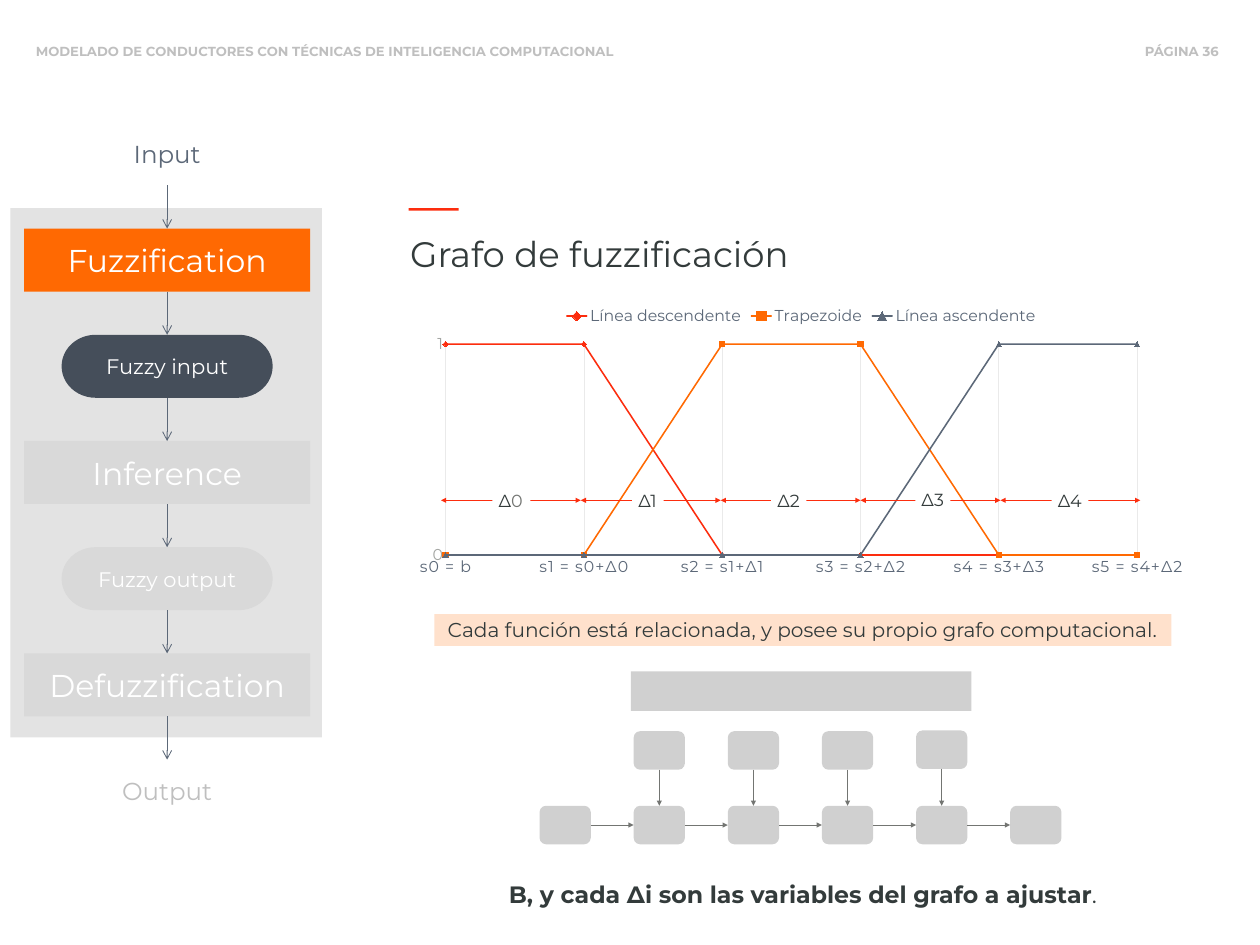
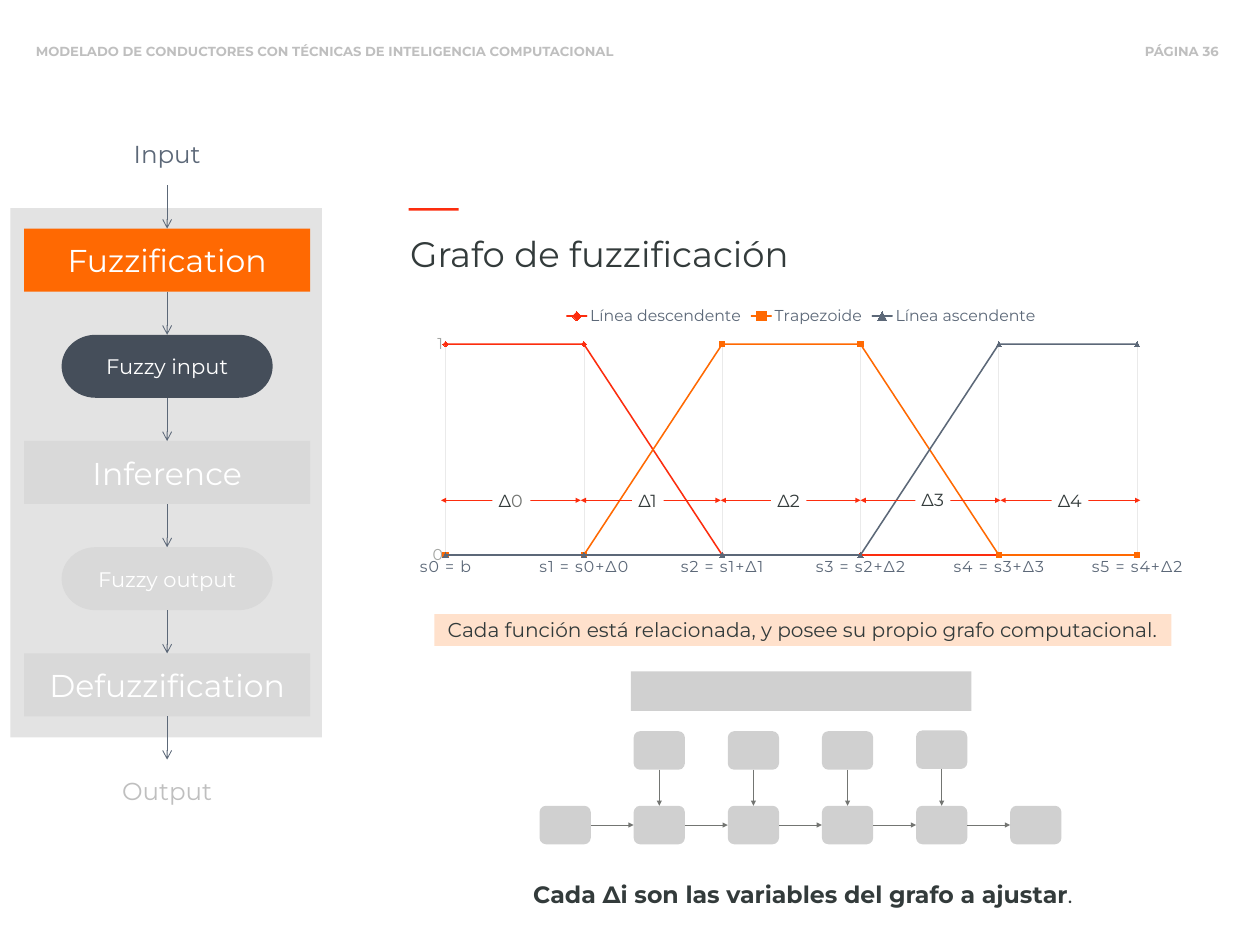
Before and after one commit to blazaid/PhD-Alberto, a slide deck: slide 36 of slides/phd-slides.pptx. Drawn at 1260x945 pixels with LibreOffice and Linux fonts; fonts in the diff are those of the drawing; grey boxes stand for pictures. Boxes give left, top, right and bottom in pixels: in the first picture for what was removed or moved away, otherwise in the second. Text is boxed around its words. In the diff, an @@ line names an element or a change of style, - is before the commit and + after.

```diff
--- a/slides/phd-slides.pptx
+++ b/slides/phd-slides.pptx
@@ text at [533,884,1073,908]: text changed @@
-B, y cada Δi son las variables del grafo a ajustar.
+Cada Δi son las variables del grafo a ajustar.
```
Also in this commit, not shown: 2 other files.
